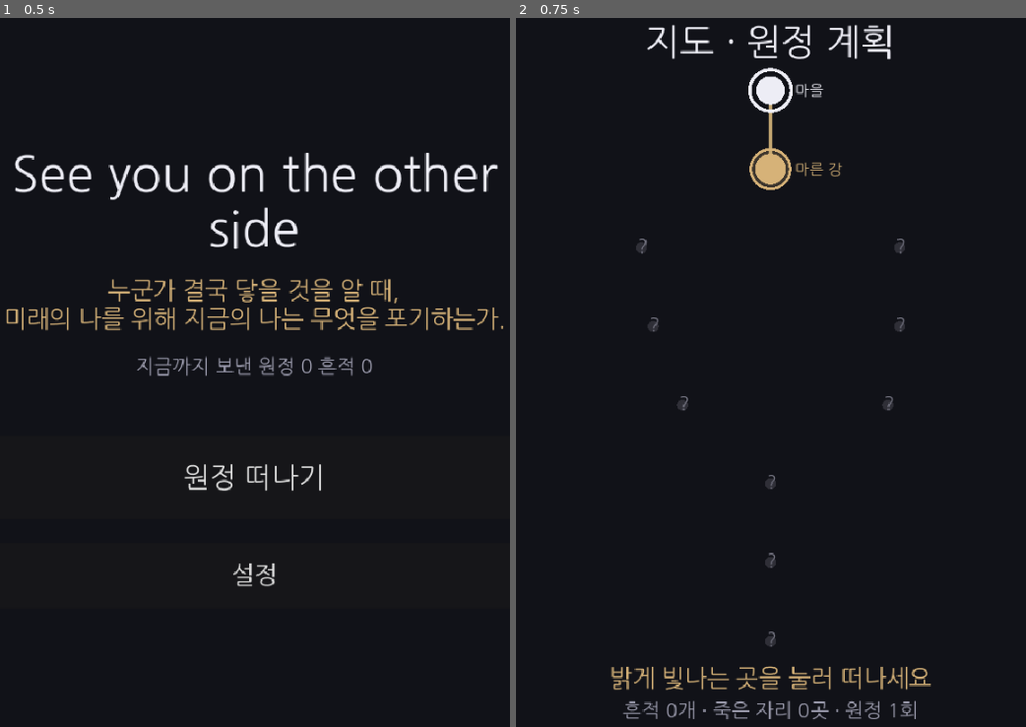
Above: before the commit, frames 1-2 (left to right).
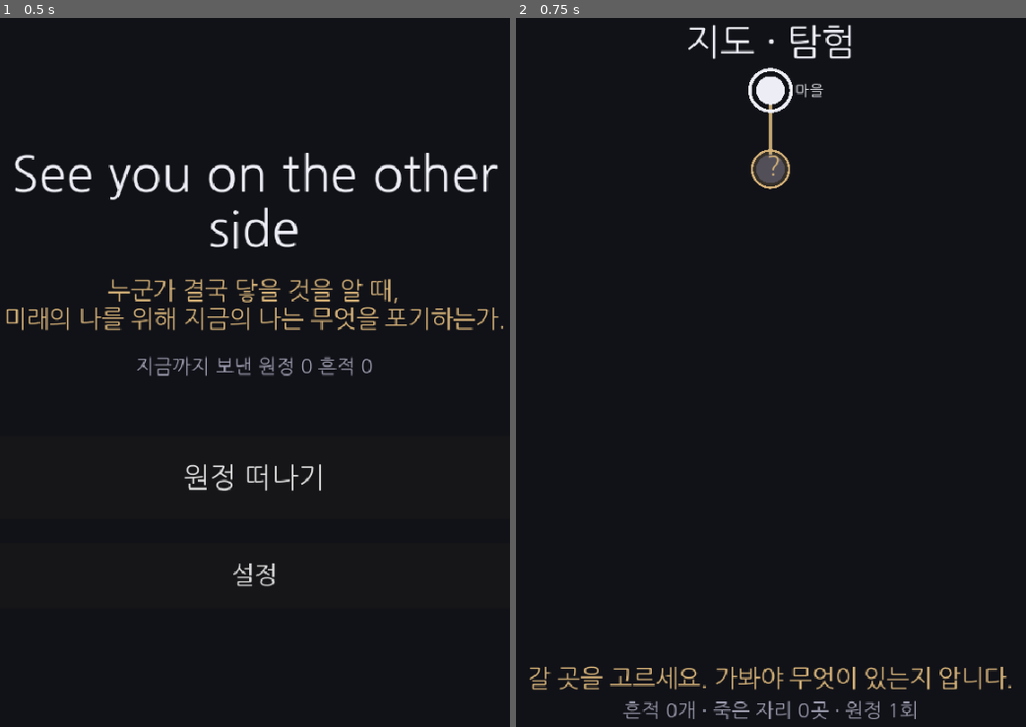
Above: after the commit, the same moments.

Repository: soomin007/Otherside
Game: Godot game, scene res://scenes/main.tscn
Same seed, same stepped clock (60 frames per second), same inputs: the game is played once before the commit and once after it.
Inputs:
- Up to frame 1 (0.5 s): no input
- Up to frame 2 (0.75 s): click "원정 떠나기" at 0.5 s

Frame 1 is identical in both runs. In frame 2, 3.0% of the frame differs, in the area x 2-98%, y 0-95%.

Commit message:
feat(map): 데스 스트랜딩식 탐험 — 강한 미지 + 막대 폐기
- ui/Map.gd: 안개 -> 강한 미지. 가본 노드만 정체 공개, 갈 수 있는 다음은 "?"(도착해야 드러남), 그 너머 안 보임
- ui/Expedition.gd: _draw 막대(걷는 이)·눈금·목표 마커 폐기 -> 담담한 이동 진행 표시("미지를 향해 N/5")
- 기획서 §5 탐험(미지)·막대 폐기 반영, backlog 단계 재편

사용자 방향: 앞은 미지, 가봐야 안다(StS '앞이 다 보임' 버림). 지점 유지 + 강한 미지(턴제 사색).
이동을 맵으로 완전 이전·랜드마크 단면 탐색(TWoM)·지형 비주얼은 다음. 검증: --import + map/main 부팅 0.

Co-Authored-By: Claude Opus 4.8 (1M context) <noreply@anthropic.com>
Claude-Session: https://claude.ai/code/session_016EykXXuV1kPR9ZLNY3e4LP

Diff:
--- a/scripts/ui/Expedition.gd
+++ b/scripts/ui/Expedition.gd
@@ -544,40 +544,21 @@
 	var rect: Vector2 = size
 	if rect.x <= 0.0 or rect.y <= 0.0 or _run == null:
 		return
-	var ground_y: float = rect.y * GROUND_RATIO
-	var walker_x: float = rect.x * WALKER_SCREEN_RATIO
-	var offset: float = walker_x - _run.leg * STEP_PX
-
-	# 지면 — 단색 (웹 안전)
-	draw_rect(Rect2(0.0, ground_y, rect.x, rect.y - ground_y), Color(0.11, 0.10, 0.13))
-	draw_line(Vector2(0.0, ground_y), Vector2(rect.x, ground_y), Color(0.3, 0.28, 0.24), 2.0)
-
-	# 캔버스 직접 그리기도 프로젝트 기본 폰트(한글 포함) 사용. 없으면 엔진 폴백.
 	var font: Font = get_theme_default_font()
 	if font == null:
 		font = ThemeDB.fallback_font
-	# 걸음 눈금 (5걸음마다 숫자)
-	var first_leg: int = maxi(int(floor((0.0 - offset) / STEP_PX)) - 1, 0)
-	var last_leg: int = int(ceil((rect.x - offset) / STEP_PX)) + 1
-	for i in range(first_leg, last_leg + 1):
-		var x: float = i * STEP_PX + offset
-		draw_line(Vector2(x, ground_y - 6.0), Vector2(x, ground_y + 6.0), Color(0.25, 0.24, 0.21), 1.0)
-		if i % 5 == 0 and font != null:
-			draw_string(font, Vector2(x - 8.0, ground_y + 28.0), str(i), HORIZONTAL_ALIGNMENT_LEFT, -1, UITheme.FS_TINY, Color(0.4, 0.4, 0.42))
-
-	# 목표 노드 — 이번 엣지의 도착점이 앞에서 다가온다(남은 걸음만큼 오른쪽). 노드화로 흔적/지형 마커는 다음 단계.
-	var dest_id: String = _run.target_node_id()
-	if dest_id != "":
-		var dx: float = walker_x + float(_run.edge_remaining()) * STEP_PX
-		var dnode: Dictionary = MapGraph.node(dest_id)
-		var dcol: Color = _node_kind_color(str(dnode.get("kind", "")))
-		draw_line(Vector2(dx, ground_y), Vector2(dx, ground_y - 48.0), dcol, 2.0)
-		draw_circle(Vector2(dx, ground_y - 54.0), 7.0, dcol)
-		if font != null:
-			draw_string(font, Vector2(dx - 50.0, ground_y - 64.0), str(dnode.get("name", "")), HORIZONTAL_ALIGNMENT_LEFT, 160, UITheme.FS_SMALL, dcol)
-
-	# 걷는 이
-	_draw_walker(Vector2(walker_x, ground_y), _run.alive)
+	# 이동 화면 — 막대 걷기 폐기. 미지로 향하는 진행만 담담히 보여준다.
+	# (랜드마크 도착 시 단면 탐색 씬 + 이동을 맵으로 완전 이전은 다음 단계.)
+	if _run.target_node_id() == "":
+		return
+	var total: int = ExpeditionRun.EDGE_LEN
+	var done: int = total - _run.edge_remaining()
+	var cy: float = rect.y * 0.48
+	if _run.arrived():
+		draw_string(font, Vector2(0.0, cy), "도착했다", HORIZONTAL_ALIGNMENT_CENTER, rect.x, UITheme.FS_BODY, UITheme.SAND)
+	else:
+		draw_string(font, Vector2(0.0, cy), "미지를 향해 가는 중", HORIZONTAL_ALIGNMENT_CENTER, rect.x, UITheme.FS_BODY, UITheme.MUTED)
+		draw_string(font, Vector2(0.0, cy + 38.0), "%d / %d 걸음" % [done, total], HORIZONTAL_ALIGNMENT_CENTER, rect.x, UITheme.FS_SMALL, UITheme.MUTED)
 
 ## 노드 종류별 색 (지도와 같은 팔레트).
 func _node_kind_color(kind: String) -> Color:
--- a/scripts/ui/Map.gd
+++ b/scripts/ui/Map.gd
@@ -1,20 +1,19 @@
 extends Control
 
-## 탑뷰 지도 — Slay the Spire 식 분기 노드 맵. 현재 노드에서 갈 수 있는(밝게 빛나는) 다음 노드를 골라 떠난다.
-## 루프: 지도에서 노드 선택 → 그 길을 가다(이동) → 랜드마크 도착 → (다음 단계: 단면 탐색 씬) → 지도 복귀.
-## 안개: 가본 곳 + 그 인접만 보인다. 미지의 노드는 흐린 "?". 원정마다 더 드러난다(self-async).
-## 노드 맵 비주얼·이동 연출·랜드마크 단면은 다음 단계 — 지금은 맵 정비(클릭 표시·안개).
+## 탑뷰 지도 — 데스 스트랜딩식 탐험. 미지를 나아가며 발견한다(가봐야 무엇이 있는지 안다).
+## 가본 노드만 정체가 드러나고(이름·종류), 지금 갈 수 있는 다음은 "?"(미지)로만 보인다. 그 너머는 안 보인다.
+## 루프: 갈 곳(미지) 선택 → 이동 → 도착해서 그 장소를 알게 됨 → 다음 갈래가 드러남 → 또 고른다.
+## StS 의 "앞이 다 보임"을 버린 형태. 지형 비주얼·이동을 맵으로 완전 이전·랜드마크 단면 탐색은 다음 단계.
 
 const TOP_Y: float = 96.0
 const BOT_Y: float = 120.0
 const NODE_R: float = 13.0
 
 func _ready() -> void:
-	# 새 원정이면(run 없음 또는 직전 원정이 죽음) 마을부터 새로 시작한다. 도착 복귀(살아있는 run)는 유지.
 	if GameState.current_run == null or not GameState.current_run.alive:
 		GameState.begin_run_in_place()
 
-	var title := UITheme.make_label("지도 · 원정 계획", UITheme.FS_H1)
+	var title := UITheme.make_label("지도 · 탐험", UITheme.FS_H1)
 	title.set_anchors_preset(Control.PRESET_TOP_WIDE)
 	title.offset_top = UITheme.SAFE + 10.0
 	add_child(title)
@@ -41,21 +40,16 @@
 func _guide_text() -> String:
 	if _current_node_id() == "end":
 		return "목적지에 닿았다. (여기까지가 Phase 0)"
-	return "밝게 빛나는 곳을 눌러 떠나세요"
+	return "갈 곳을 고르세요. 가봐야 무엇이 있는지 압니다."
 
 func _current_node_id() -> String:
 	if GameState.current_run != null:
 		return GameState.current_run.current_node
 	return MapGraph.START_ID
 
-## 안개 — 가본 노드, 또는 가본 노드에 인접한 노드만 보인다. 나머지는 미지("?").
-func _is_visible(id: String) -> bool:
-	if GameState.visited_nodes.has(id):
-		return true
-	for v in GameState.visited_nodes:
-		if id in MapGraph.node(str(v)).get("next", []):
-			return true
-	return false
+## 정체가 드러난 노드(가본 곳). 이름·종류가 보인다.
+func _is_revealed(id: String) -> bool:
+	return GameState.visited_nodes.has(id)
 
 # --- 노드 선택(클릭) ---
 
@@ -109,41 +103,42 @@
 	var cur: String = _current_node_id()
 	var nexts: Array = MapGraph.node(cur).get("next", [])
 
-	# 엣지 — 양 끝이 보이는 경우만. 지금 갈 수 있는 길(현재→next)은 또렷이.
+	# 엣지 — 가본 노드에서 나가는 길만. 끝이 가봤거나(드러남) 지금 갈 수 있는(미지) 곳일 때.
 	for id in MapGraph.NODES:
-		if not _is_visible(id):
+		if not _is_revealed(id):
 			continue
-		var node: Dictionary = MapGraph.NODES[id]
-		var from: Vector2 = _node_screen(node, area)
-		var reachable_edge: bool = (id == cur)
-		for nx in node.get("next", []):
-			if not _is_visible(str(nx)):
+		var from: Vector2 = _node_screen(MapGraph.NODES[id], area)
+		var from_cur: bool = (id == cur)
+		for nx in MapGraph.node(id).get("next", []):
+			var nx_s: String = str(nx)
+			var to_reachable: bool = nx_s in nexts
+			if not (_is_revealed(nx_s) or to_reachable):
 				continue
-			var nn: Dictionary = MapGraph.node(str(nx))
-			var col: Color = Color(0.80, 0.68, 0.46, 0.95) if reachable_edge else Color(0.40, 0.38, 0.36, 0.5)
-			draw_line(from, _node_screen(nn, area), col, 3.0 if reachable_edge else 1.5)
+			var col: Color = Color(0.80, 0.68, 0.46, 0.95) if from_cur else Color(0.42, 0.40, 0.38, 0.55)
+			draw_line(from, _node_screen(MapGraph.node(nx_s), area), col, 3.0 if from_cur else 1.5)
 
-	# 노드 — 안개는 흐린 "?", 보이는 곳은 종류색. 현재(굵은 테두리)·갈 수 있는 곳(밝게 빛남) 강조.
+	# 노드 — 가본 곳은 정체(이름·종류), 갈 수 있는 미지는 "?"(밝게 빛남), 나머지는 안 보임.
 	for id in MapGraph.NODES:
-		var node: Dictionary = MapGraph.NODES[id]
-		var p: Vector2 = _node_screen(node, area)
-		if not _is_visible(id):
-			draw_circle(p, 5.0, Color(0.30, 0.30, 0.34, 0.5))
+		var revealed: bool = _is_revealed(id)
+		var reachable: bool = id in nexts
+		if not (revealed or reachable):
+			continue
+		var p: Vector2 = _node_screen(MapGraph.NODES[id], area)
+		if revealed:
+			var kind: String = str(MapGraph.NODES[id].get("kind", ""))
+			var col: Color = _kind_color(kind)
+			if reachable:
+				draw_circle(p, NODE_R + 6.0, Color(col.r, col.g, col.b, 0.22))
+				draw_arc(p, NODE_R + 5.0, 0.0, TAU, 28, UITheme.SAND, 2.5)
+			draw_circle(p, NODE_R, col)
+			if id == cur:
+				draw_arc(p, NODE_R + 6.0, 0.0, TAU, 28, UITheme.FG, 3.0)
 			if font != null:
-				draw_string(font, p - Vector2(4.0, -5.0), "?", HORIZONTAL_ALIGNMENT_LEFT, -1, UITheme.FS_SMALL, Color(0.45, 0.45, 0.5))
-			continue
-		var kind: String = str(node.get("kind", ""))
-		var col: Color = _kind_color(kind)
-		var selectable: bool = id in nexts
-		if selectable:
-			# 갈 수 있는 곳 — 밝은 후광 + 큰 테두리로 "여기 누르세요"
-			draw_circle(p, NODE_R + 6.0, Color(col.r, col.g, col.b, 0.22))
-			draw_arc(p, NODE_R + 5.0, 0.0, TAU, 28, UITheme.SAND, 2.5)
-			draw_circle(p, NODE_R + 1.0, col)
+				draw_string(font, p + Vector2(NODE_R + 9.0, 5.0), str(MapGraph.NODES[id].get("name", "")), HORIZONTAL_ALIGNMENT_LEFT, 150.0, UITheme.FS_TINY, col)
 		else:
-			draw_circle(p, NODE_R, col)
-		if id == cur:
-			draw_arc(p, NODE_R + 6.0, 0.0, TAU, 28, UITheme.FG, 3.0)
-		if font != null:
-			var name_col: Color = col if (selectable or id == cur) else Color(col.r, col.g, col.b, 0.7)
-			draw_string(font, p + Vector2(NODE_R + 9.0, 5.0), str(node.get("name", "")), HORIZONTAL_ALIGNMENT_LEFT, 150.0, UITheme.FS_TINY, name_col)
+			# 갈 수 있지만 가본 적 없는 곳 — 미지("?"). 밝게 빛나 클릭을 부른다.
+			draw_circle(p, NODE_R + 5.0, Color(0.84, 0.70, 0.47, 0.18))
+			draw_arc(p, NODE_R + 4.0, 0.0, TAU, 28, UITheme.SAND, 2.0)
+			draw_circle(p, NODE_R, Color(0.32, 0.31, 0.35))
+			if font != null:
+				draw_string(font, p - Vector2(4.0, -6.0), "?", HORIZONTAL_ALIGNMENT_LEFT, -1, UITheme.FS_BODY, UITheme.SAND)
Not shown, changed: docs/design/SYOTOS_기획서_v0.1.md
Not shown, changed: docs/design/backlog.md
Not shown, changed: session_logs/2026-06-30.md
